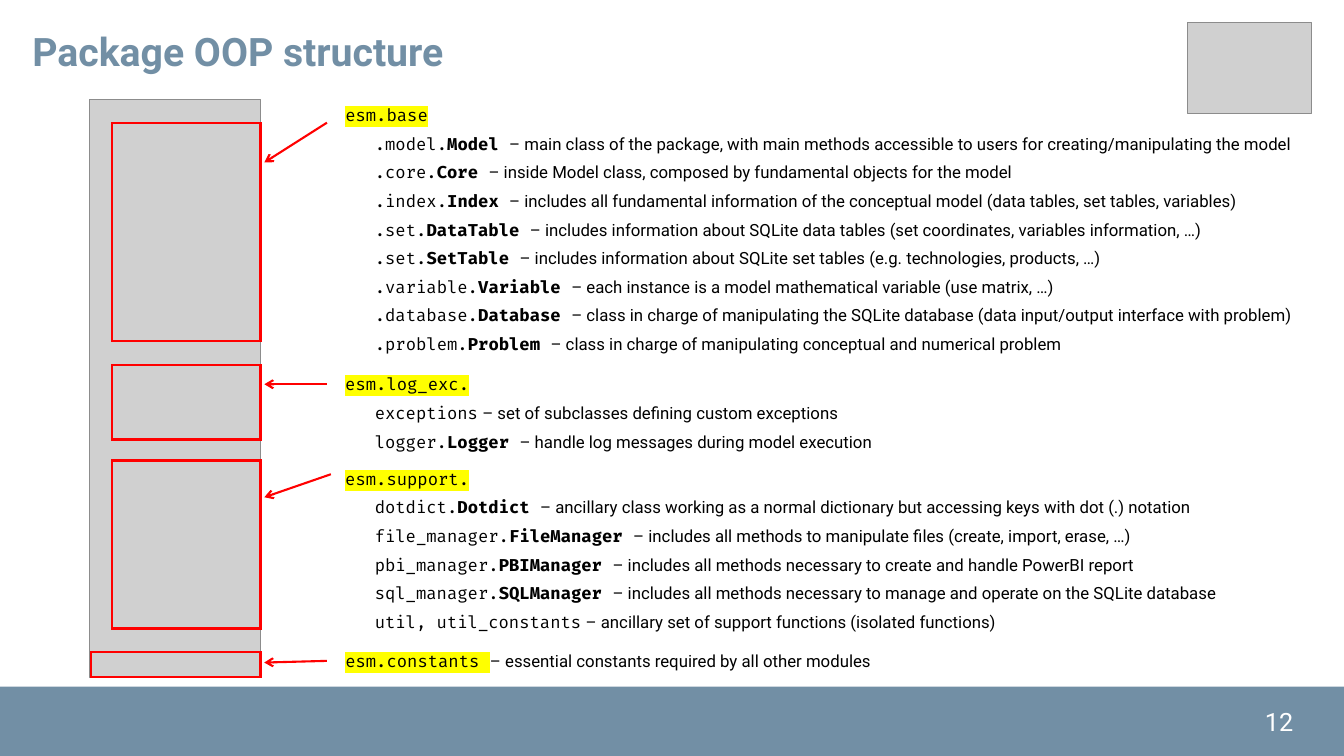
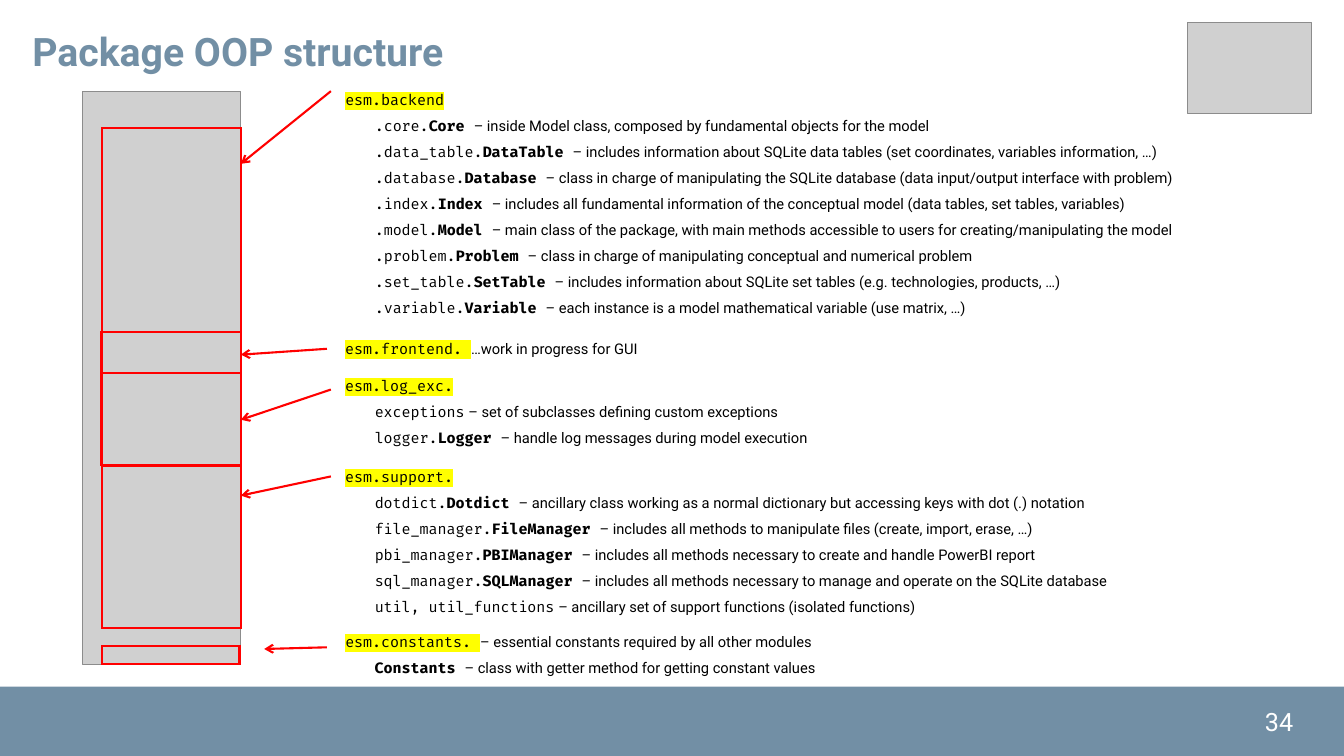
Before and after one commit to pyESM-project/pyesm, a slide deck: slide 34 of doc/pyesm.pptx (slide 12 before the commit). Drawn at 1344x756 pixels with LibreOffice and Linux fonts; fonts in the diff are those of the drawing; grey boxes stand for pictures; background and template pictures are left out. Boxes give left, top, right and bottom in pixels: in the first picture for what was removed or moved away, otherwise in the second. Text is boxed around its words. In the diff, an @@ line names an element or a change of style, - is before the commit and + after.

```diff
--- a/doc/pyesm.pptx
+++ b/doc/pyesm.pptx
@@ text "esm.backend": place and size @@
-text "esm.backend" at [345, 108, 1291, 354]
+text "esm.backend" at [345, 93, 1173, 316]
@@ picture: place and size @@
-picture at [90, 100, 260, 678]
+picture at [83, 91, 241, 664]
@@ arrow moved from (327, 123) - (264, 162) to (331, 91) - (241, 164) @@
@@ text at [345, 93, 1173, 212]: text changed; size 12 to 10.5 pt; font Fira Code to Roboto @@
-esm.base
+esm.backend
+.core.Core – inside Model class, composed by fundamental objects for the model
+.data_table.DataTable – includes information about SQLite data tables (set coordinates, variables information, …)
+.database.Database – class in charge of manipulating the SQLite database (data input/output interface with problem)
+.index.Index – includes all fundamental information of the conceptual model (data tables, set tables, variables)
@@ rectangle: place and size @@
-rectangle at [112, 123, 260, 341]
+rectangle at [103, 128, 241, 333]
@@ text at [375, 223, 1172, 316]: size 12 to 10.5 pt in ".model.Model – main class of the package, ...", ".variable.Variable – each instance is a model ..." @@
@@ text at [375, 249, 1041, 290]: text changed; size 12 to 10.5 pt @@
-.core.Core – inside Model class, composed by fundamental objects for the model
-.index.Index – includes all fundamental information of the conceptual model (data tables, set tables, variables)
-.set.DataTable – includes information about SQLite data tables (set coordinates, variables information, …)
-.set.SetTable – includes information about SQLite set tables (e.g. technologies, products, …)
+.problem.Problem – class in charge of manipulating conceptual and numerical problem
+.set_table.SetTable – includes information about SQLite set tables (e.g. technologies, products, …)
@@ text at [375, 307, 1291, 354]: paragraphs removed @@
-.database.Database – class in charge of manipulating the SQLite database (data input/output interface with problem)
-.problem.Problem – class in charge of manipulating conceptual and numerical problem
@@ rectangle: place and size @@
-rectangle at [112, 366, 260, 441]
+rectangle at [102, 333, 241, 373]
@@ arrow moved from (327, 384) - (264, 384) to (327, 349) - (241, 355) @@
@@ text added at [345, 342, 637, 357], 10.5 pt, text #000000 @@
+esm.frontend. …work in progress for GUI
@@ rectangle added at [102, 373, 241, 466], outline #FF0000 1.5 pt @@
@@ arrow moved from (331, 475) - (264, 497) to (331, 389) - (241, 419) @@
@@ text "esm.log_exc." at [345, 380, 807, 447]: size 12 to 10.5 pt @@
@@ rectangle: place and size @@
-rectangle at [112, 461, 260, 629]
+rectangle at [102, 466, 241, 628]
@@ arrow added from (331, 477) to (241, 496), #FF0000 1.5 pt @@
@@ text at [345, 472, 1107, 590]: size 12 to 10.5 pt in "esm.support.", "dotdict.Dotdict – ancillary class working as a ...", "file_manager.FileManager – includes all methods to manipulat ...", "pbi_manager.PBIManager – includes all methods necessary to ..." and 1 more places @@
@@ text at [375, 600, 915, 615]: text changed; size 12 to 10.5 pt @@
-util, util_constants – ancillary set of support functions (isolated functions)
+util, util_functions – ancillary set of support functions (isolated functions)
@@ rectangle: place and size @@
-rectangle at [91, 652, 260, 678]
+rectangle at [103, 646, 240, 664]
@@ arrow moved from (327, 661) - (264, 662) to (327, 647) - (264, 649) @@
@@ text at [345, 636, 816, 676]: text changed; size 12 to 10.5 pt @@
-esm.constants – essential constants required by all other modules
+esm.constants. – essential constants required by all other modules
+Constants – class with getter method for getting constant values
@@ page number at [1265, 713, 1293, 731]: text changed @@
-12
+34
```
Also in this commit, not shown: 8 other slides changed, 24 slides added, 5 other files.
